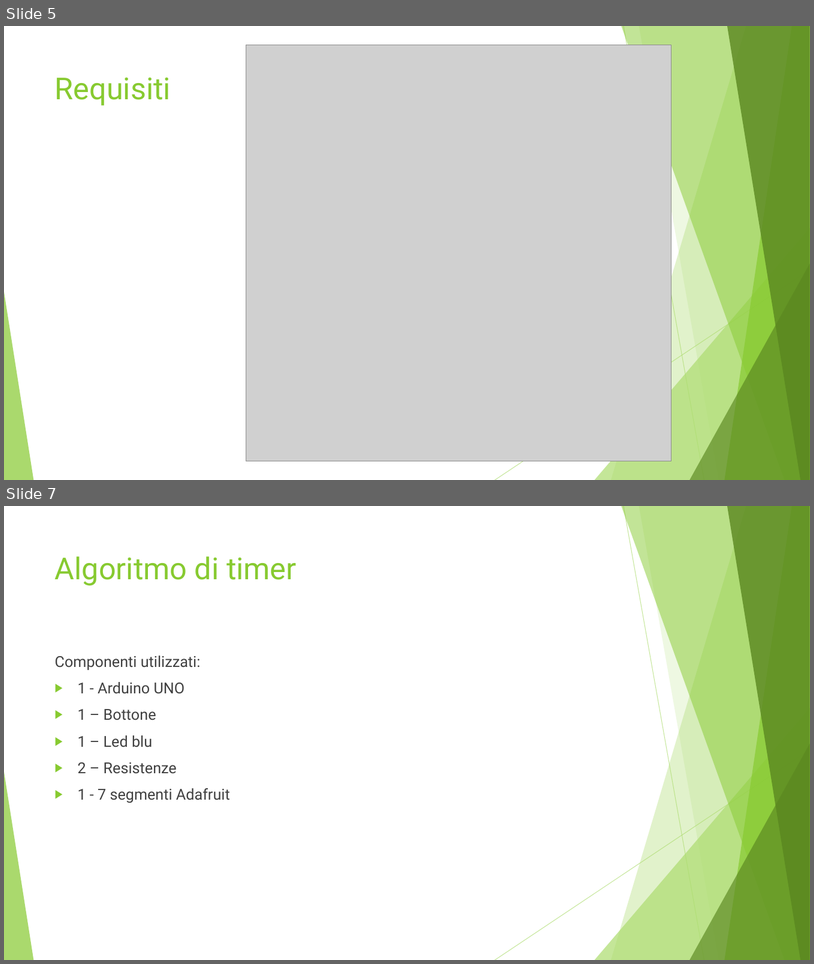
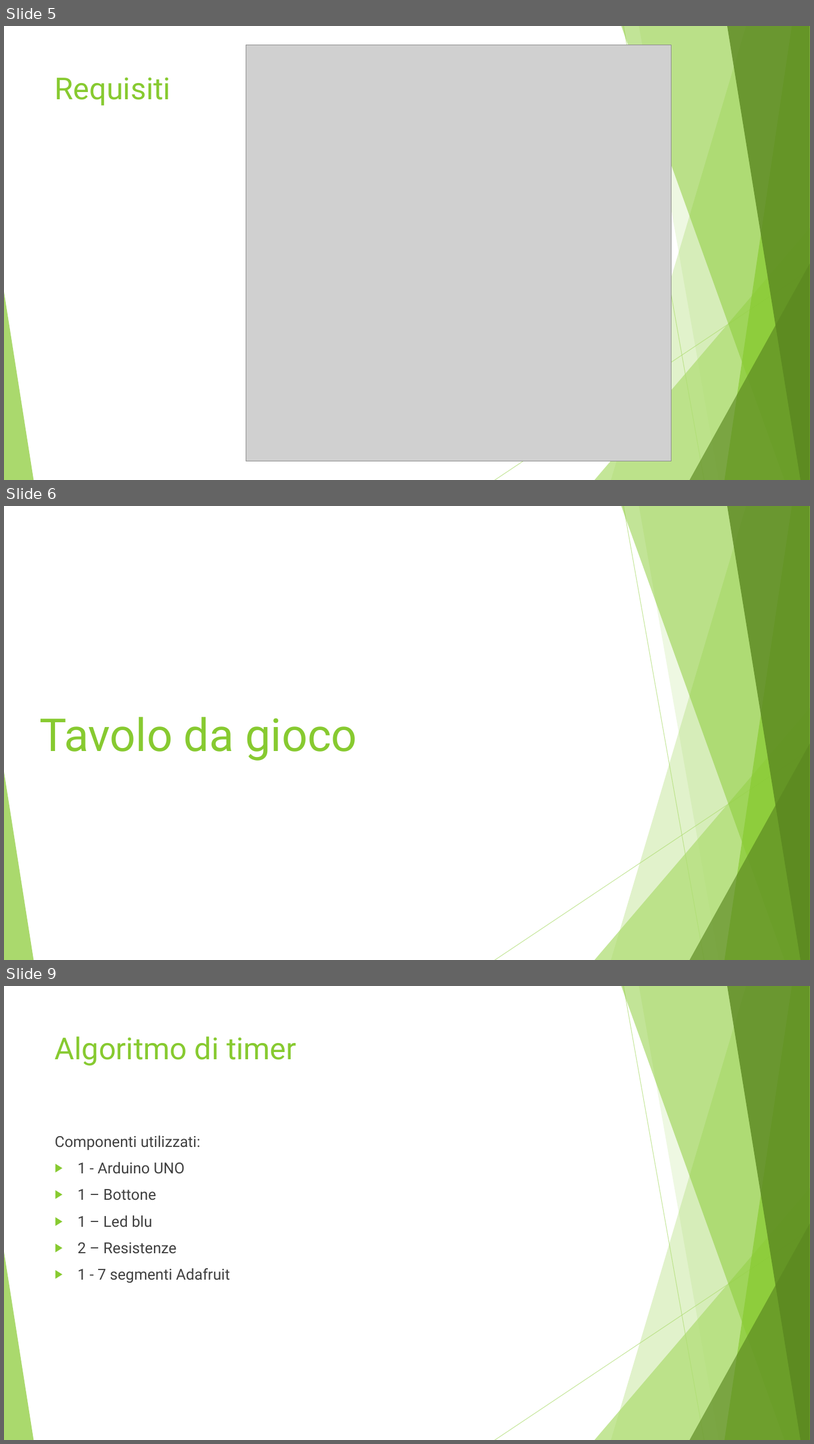
Before and after one commit to LuMug/AirIceHockey, a slide deck: Presentazione.pptx. Shown one above the other, each under a label of ours: slides 5 and 7 before the commit, slides 5, 6 and 9 after it; the slides between them are not shown. The pictures are 814x964 and 814x1444 pixels, drawn with LibreOffice and Linux fonts; fonts in the diff are those of the drawing; grey boxes stand for pictures. Boxes give left, top, right and bottom in pixels: in the first picture for what was removed or moved away, otherwise in the second. Text is boxed around its words. In the diff, an @@ line names an element or a change of style, - is before the commit and + after.

```diff
--- a/Presentazione.pptx
+++ b/Presentazione.pptx
@@ slide 6 added at (x1=4, y1=506, x2=810, y2=960), background #FFFFFF; not listed: 10 template elements that a slide beside it also shows @@
@@ title added at (x1=39, y1=717, x2=357, y2=760), 54 pt, text #87CA30 @@
+Tavolo da gioco
@@ what was slide 7 is now slide 9 @@
```
Also in this commit, not shown: 2 slides changed, 2 other slides added.
